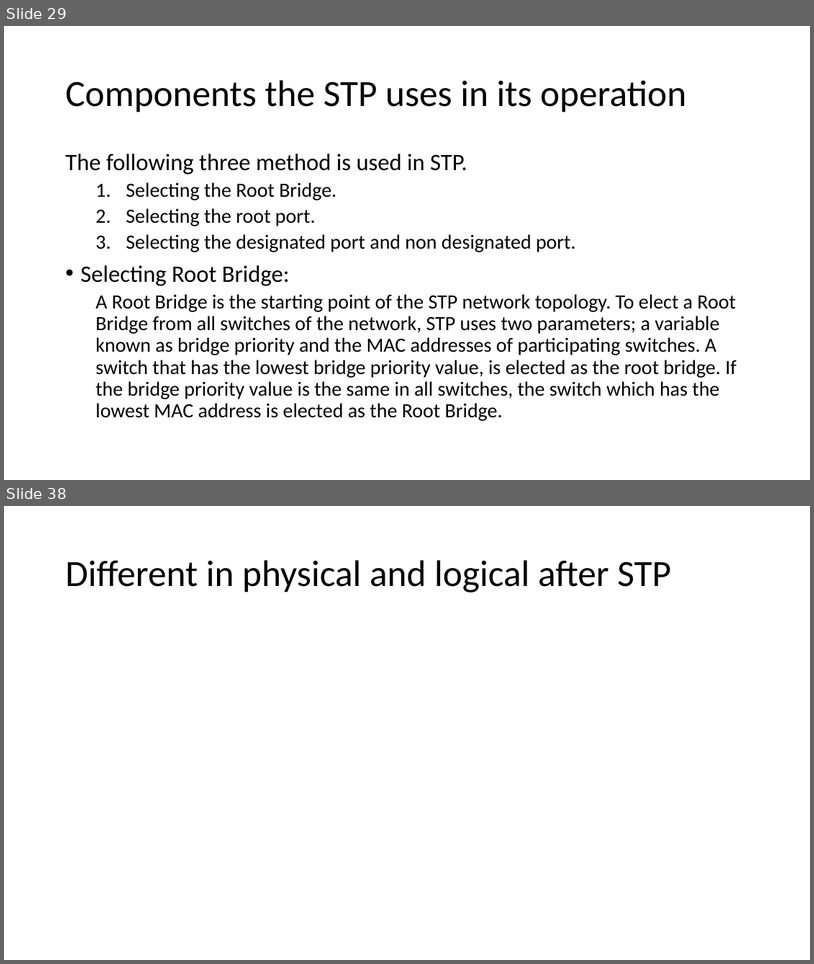
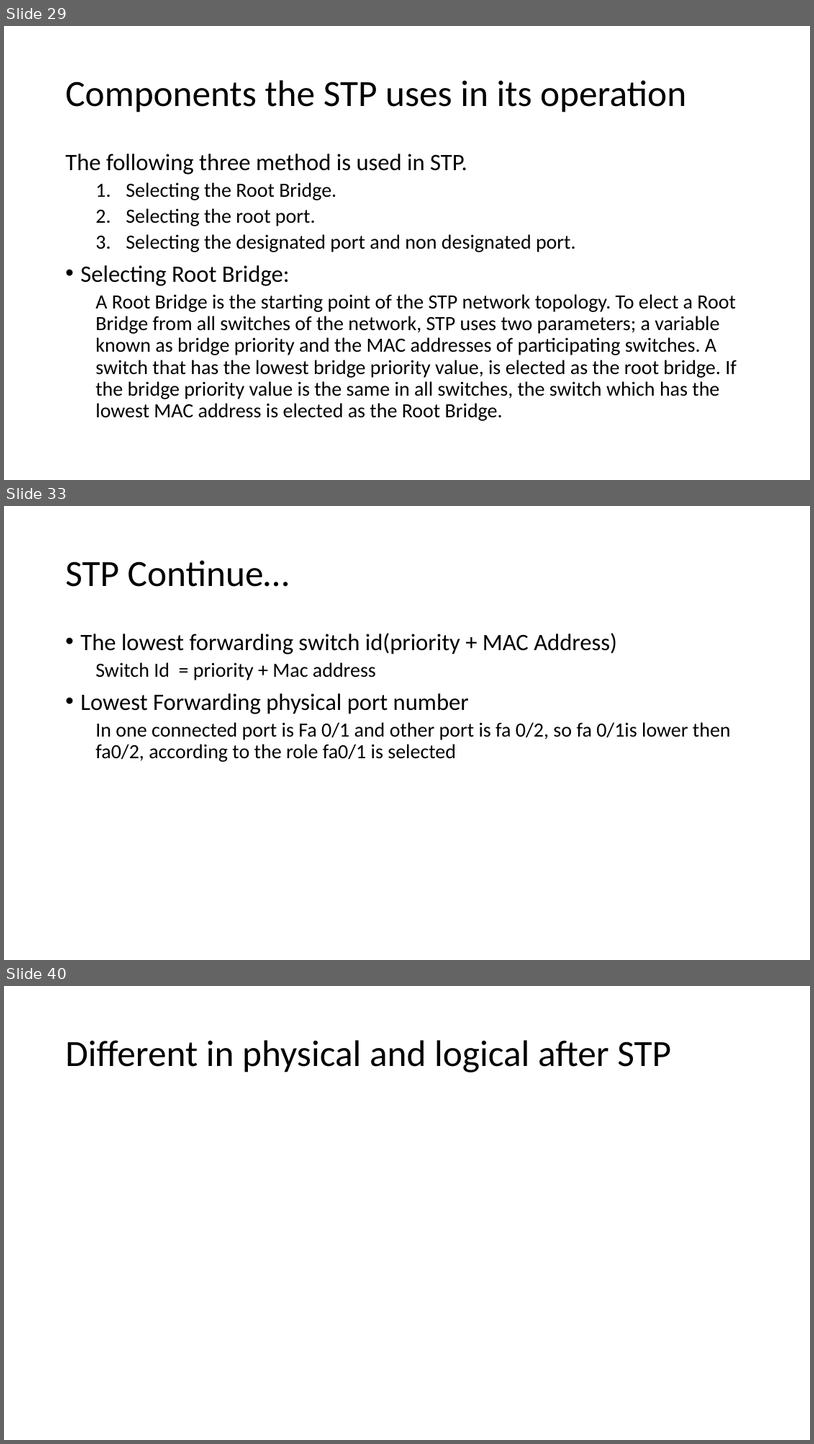
Before and after one commit to MuhammadHaseebAmjad/Networking, a slide deck: CCNA_LAB.pptx. Shown one above the other, each under a label of ours: slides 29 and 38 before the commit, slides 29, 33 and 40 after it; the slides between them are not shown. The pictures are 814x964 and 814x1444 pixels, drawn with LibreOffice and Linux fonts; fonts in the diff are those of the drawing. Boxes give left, top, right and bottom in pixels: in the first picture for what was removed or moved away, otherwise in the second. Text is boxed around its words. In the diff, an @@ line names an element or a change of style, - is before the commit and + after.

```diff
--- a/CCNA_LAB.pptx
+++ b/CCNA_LAB.pptx
@@ slide 33 added at box(4, 506, 810, 960), background #FFFFFF @@
@@ title added at box(65, 560, 289, 587), 44 pt, text #000000 @@
+STP Continue…
@@ text added at box(80, 633, 731, 762), 24 pt, text #000000 @@
+• The lowest forwarding switch id(priority + MAC Address)
+  Switch Id = priority + Mac address
+• Lowest Forwarding physical port number
+  In one connected port is Fa 0/1 and other port is fa 0/2, so fa 0/1is lower then fa0/2, according to the role fa0/1 is selected
@@ what was slide 38 is now slide 40 @@
```
Also in this commit, not shown: 2 slides changed, 7 other slides added, 8 slides removed.
